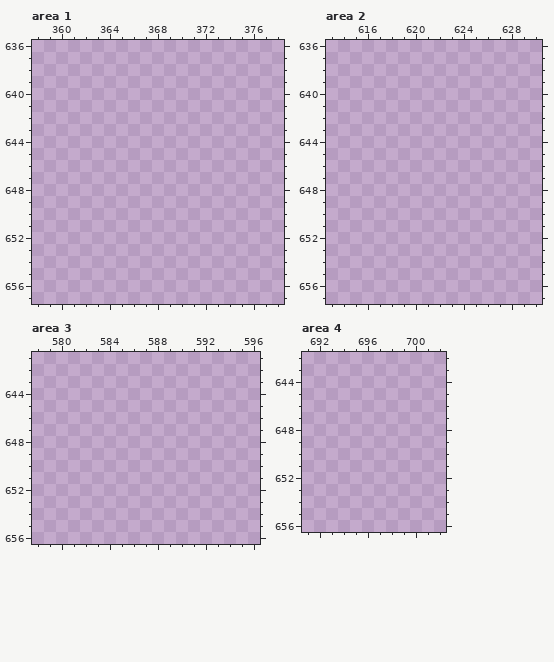
One commit to this pixel-art file: .Aseprite Files/Tiles/HouseTileset2.0.ase. Above: the version before the commit.
1000x1000 pixels, 1 frame. Colours within 5 levels of each other are drawn and written as one. Shown: area 1: x 358..378, y 636..657; area 2: x 613..630, y 636..657; area 3: x 578..596, y 641..656; area 4: x 691..702, y 642..656. The commit also changed other parts of the picture, which this record leaves out.
Palette (. is transparent): 
The result:
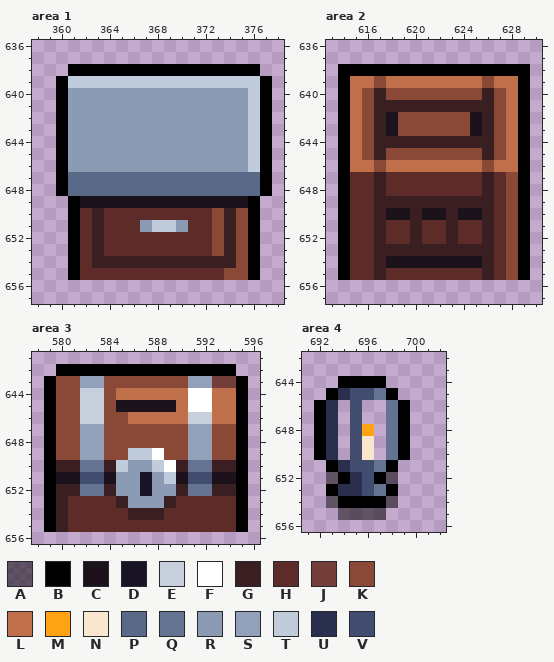
Colours new in this view: A #00000082  B #000000  C #1c121c  D #181425  E #c7cfdd  F #ffffff  G #391f21  H #5d2c28  J #733e39  K #8a4836  L #bf6f4a  M #ffa214  N #f9e6cf  P #5a6988  Q #657392  R #8b9bb4  S #92a1b9  T #c0cbdc  U #2a2f4e  V #424c6e
The exact change:
Changed rows in their new state; - is an unchanged pixel.
Area 1, layer "Layer 1":
first column x 360:
638 -BBBBBBBBBBBBBBBB-
639 BTTTTTTTTTTTTTTTTB
640 BRRRRRRRRRRRRRRRTB
641 BRRRRRRRRRRRRRRRTB
642 BRRRRRRRRRRRRRRRTB
643 BRRRRRRRRRRRRRRRTB
644 BRRRRRRRRRRRRRRRTB
645 BRRRRRRRRRRRRRRRTB
646 BRRRRRRRRRRRRRRRTB
647 BPPPPPPPPPPPPPPPPB
648 BPPPPPPPPPPPPPPPPB
649 -BCCCCCCCCCCCCCCB-
650 -BHGHHHHHHHHHKGKB-
651 -BHGHHHRTTRHHKGKB-
652 -BHGHHHHHHHHHKGKB-
653 -BHGHHHHHHHHHKGKB-
654 -BHGGGGGGGGGGGGKB-
655 -BHHHHHHHHHHHHKKB-
Area 2, layer "Layer 1":
first column x 614:
638 BBBBBBBBBBBBBBBB
639 BLLKLLLLLLLLKLLB
640 BLKGKKKKKKKKGKLB
641 BLKGGGGGGGGGGKLB
642 BLKGCKKKKKKCGKLB
643 BLKGCKKKKKKCGKLB
644 BLKGGGGGGGGGGKLB
645 BLKGKKKKKKKKGKLB
646 BLLKLLLLLLLLKLLB
647 BHHGHHHHHHHHGHKB
648 BHHGHHHHHHHHGHKB
649 BHHGGGGGGGGGGHKB
650 BHHGCCGCCGCCGHKB
651 BHHGHHGHHGHHGHKB
652 BHHGHHGHHGHHGHKB
653 BHHGGGGGGGGGGHKB
654 BHHGCCCCCCCCGHKB
655 BHHGHHHHHHHHGHKB
Area 3, layer "Layer 1":
first column x 579:
642 -BBBBBBBBBBBBBBB-
643 BKKSSKKKKKKKSSJJB
644 BKKEEKLLLLLLFFLLB
645 BKKEEKCCCCCLFFLLB
646 BKKEEKKLLLLLEELLB
647 BKKSSKKKKKKKSSKKB
648 BKKSSKKKKKKKSSKKB
649 BKKSSKKTTFKKSSKKB
650 BGGQQGTRRTFGQQGGB
651 BCCVVCRRDRTCVVCCB
652 BGGQQGRRDRRGQQGGB
653 BGHHHHGRRRGHHHHHB
654 BGHHHHHGGGHHHHHHB
655 BGHHHHHHHHHHHHHHB
Area 4, layer "Layer 1":
first column x 692:
644 --BBBB--
645 -BUVVQB-
646 BU-V--QB
647 BU-V--QB
648 BU-VM-QB
649 BU-VN-QB
650 BU-VN-QB
651 -BUVVQB-
652 -ABUVBA-
653 -BUUVQB-
654 -ABBBBA-
655 --AAAA--
